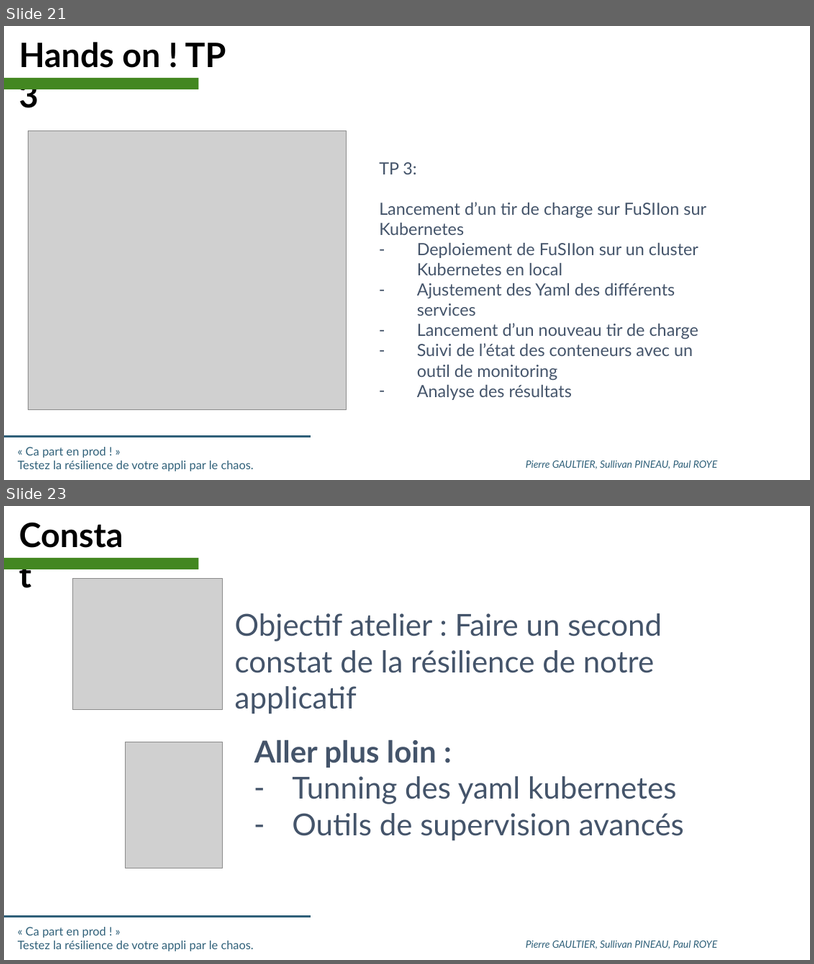
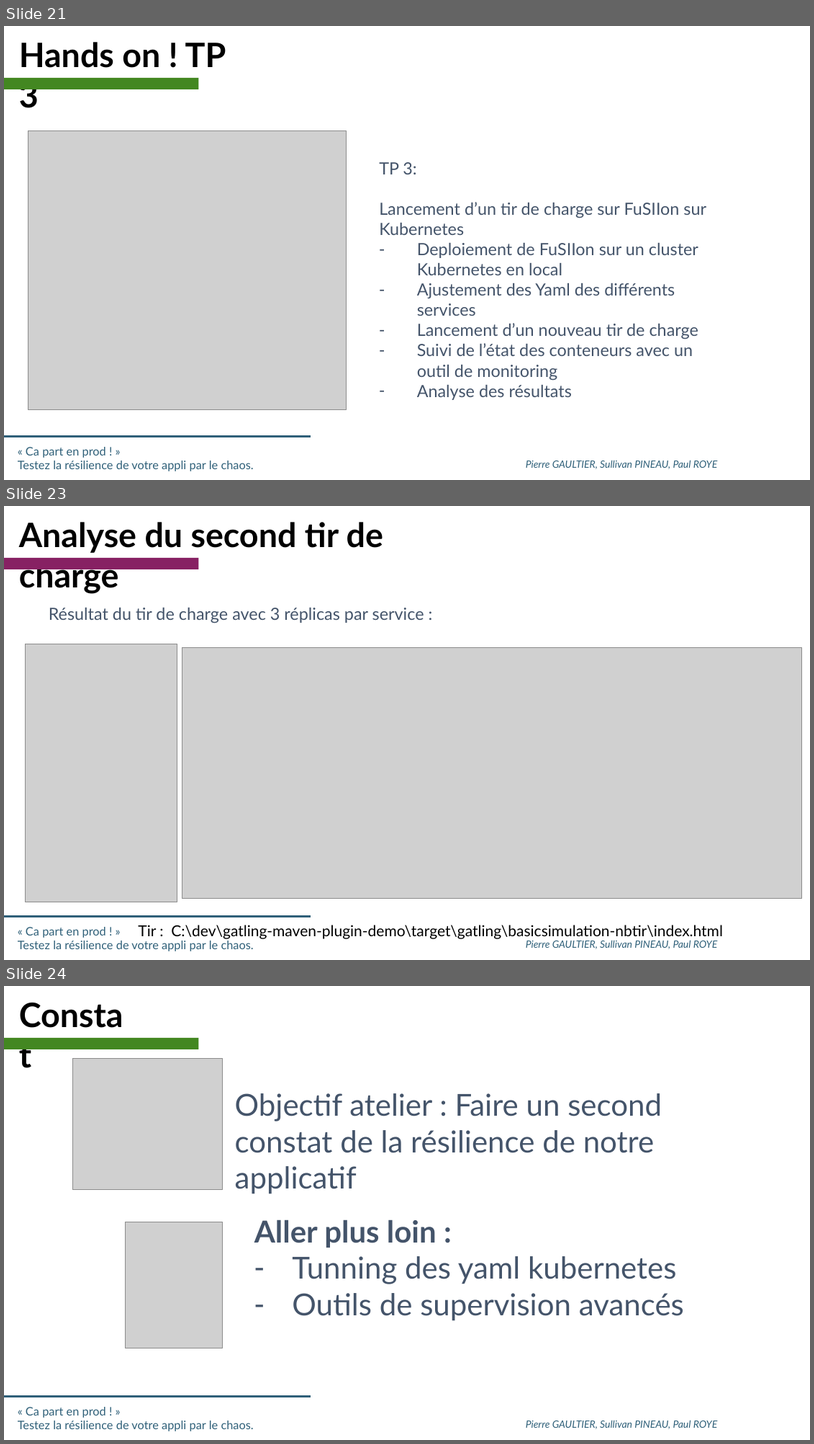
Before and after one commit to SII-Codelab-Chaos/Codelab-Chaos-TP, a slide deck: Hands-On -Chaos - SLIDES.pptx. Shown one above the other, each under a label of ours: slides 21 and 23 before the commit, slides 21, 23 and 24 after it; the slides between them are not shown. The pictures are 814x964 and 814x1444 pixels, drawn with LibreOffice and Linux fonts; fonts in the diff are those of the drawing; grey boxes stand for pictures; background and template pictures are left out. Boxes give left, top, right and bottom in pixels: in the first picture for what was removed or moved away, otherwise in the second. Text is boxed around its words. In the diff, an @@ line names an element or a change of style, - is before the commit and + after.

```diff
--- a/Hands-On -Chaos - SLIDES.pptx
+++ b/Hands-On -Chaos - SLIDES.pptx
@@ slide 23 added at [4,506,810,960], background #FFFFFF; not listed: 3 template elements that a slide beside it also shows @@
@@ text added at [19,522,383,594], 40 pt, text #000000, bold @@
+Analyse du second tir de charge
@@ rectangle added at [4,557,199,569], fill #872163 @@
@@ text added at [49,608,424,623], 20 pt, text #44546A @@
+Résultat du tir de charge avec 3 réplicas par service :
@@ picture added at [25,644,177,901] @@
@@ picture added at [183,648,802,898] @@
@@ text added at [138,924,723,939], 18 pt, text #000000 @@
+Tir : C:\dev\gatling-maven-plugin-demo\target\gatling\basicsimulation-nbtir\index.html
@@ what was slide 23 is now slide 24 @@
```
Also in this commit, not shown: 4 slides changed.
